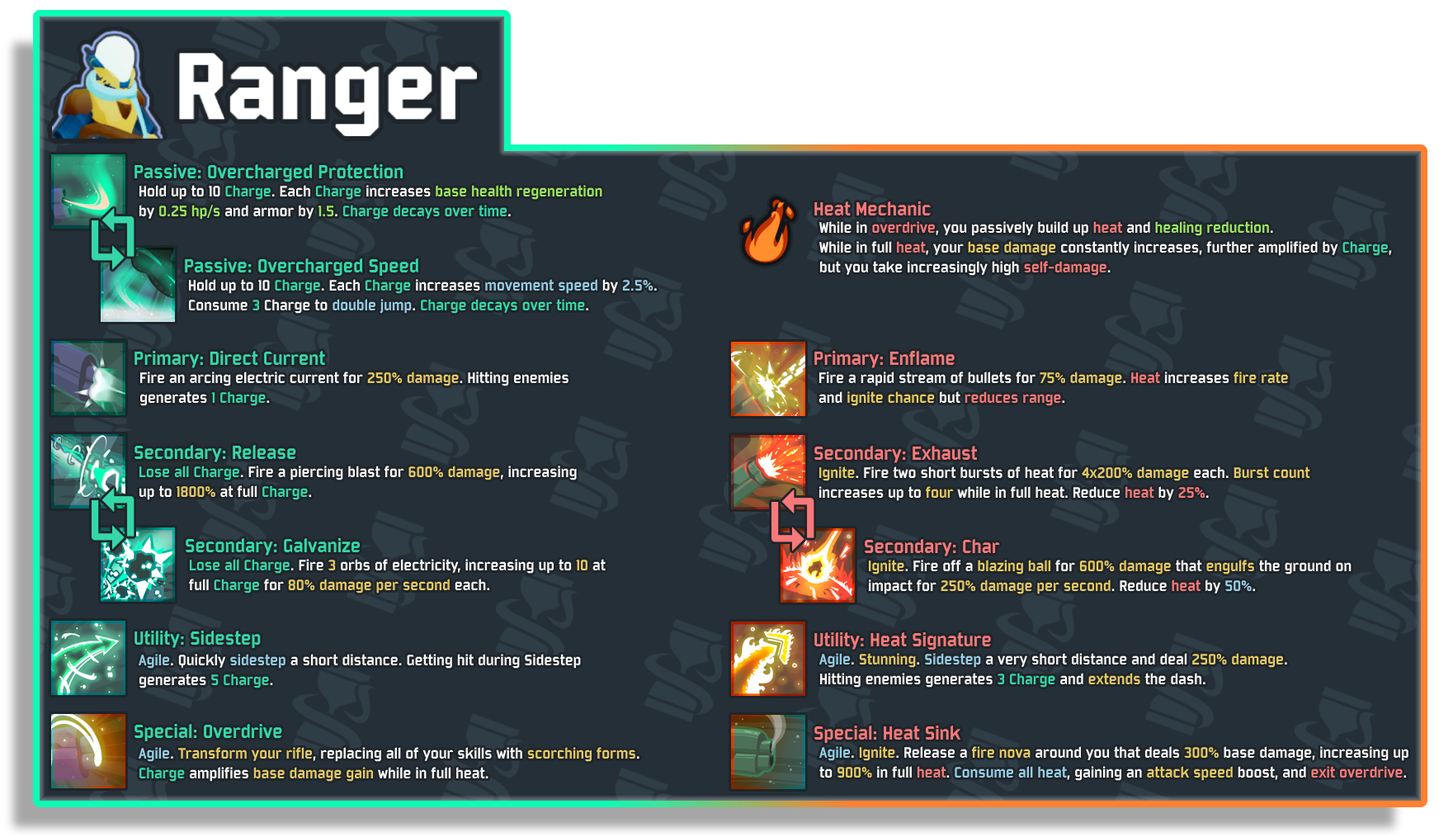
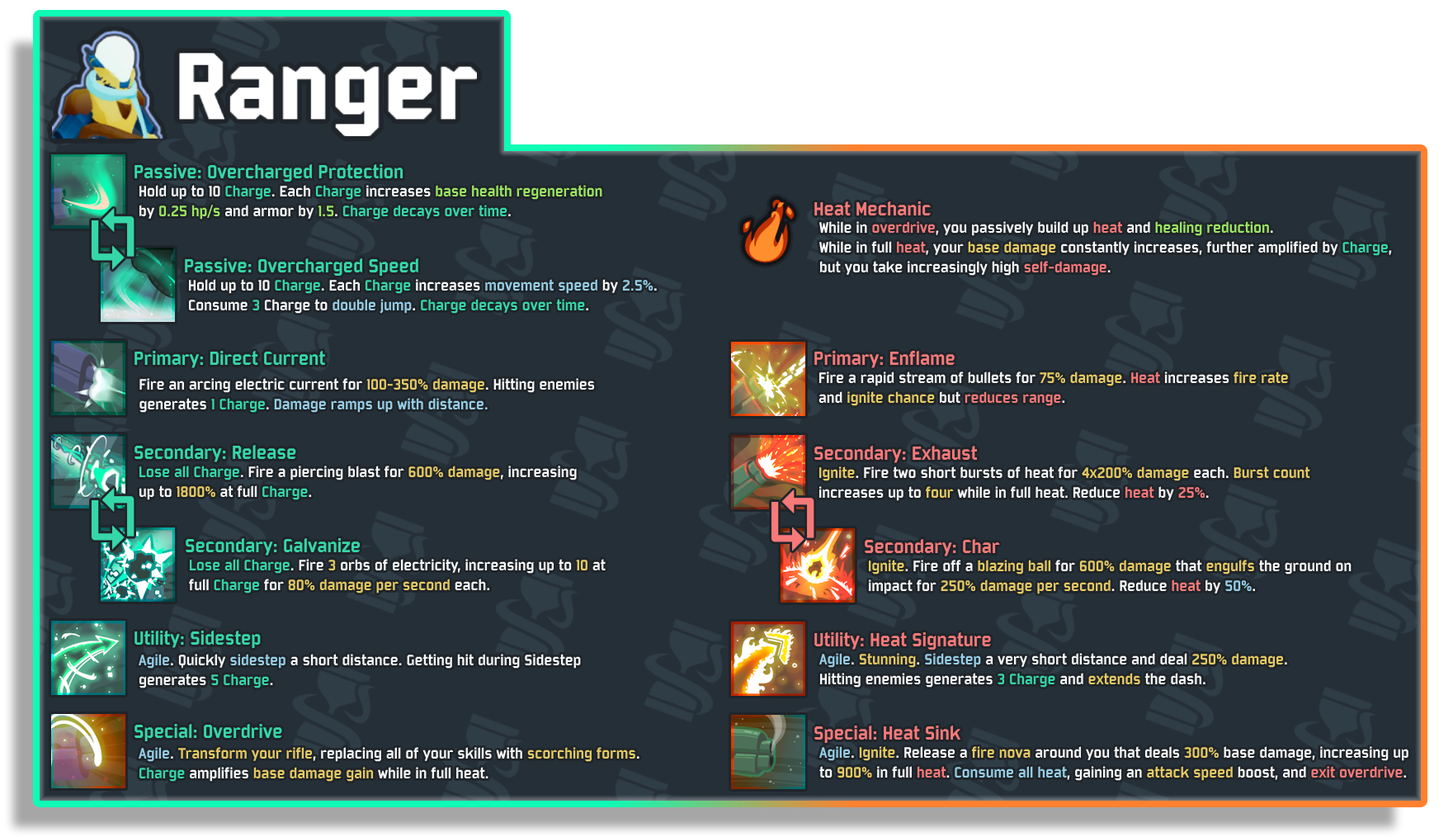
Layers edited between the first and the second 1453×837 image:
painted on "Fire an arcing electric current" over [139, 371, 595, 413]
